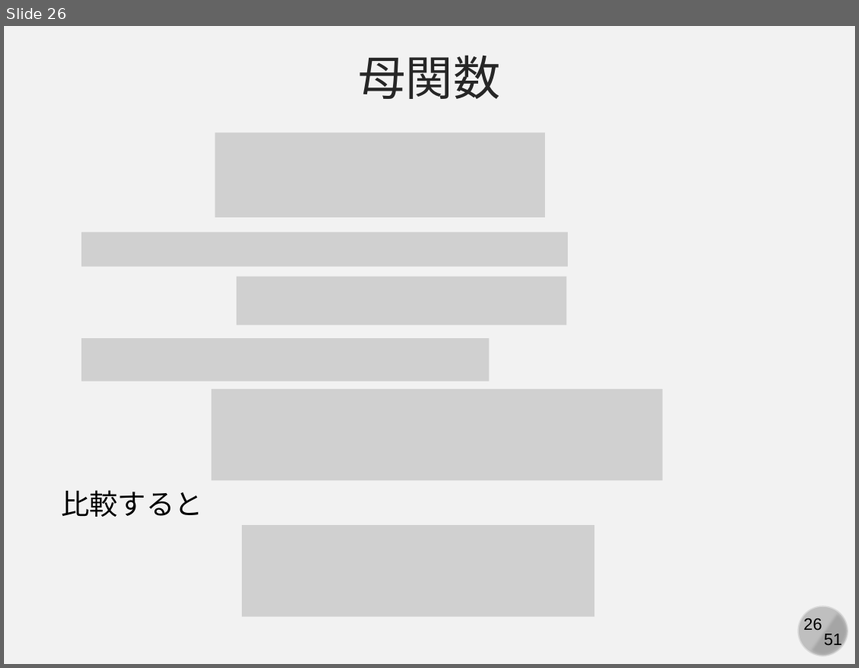
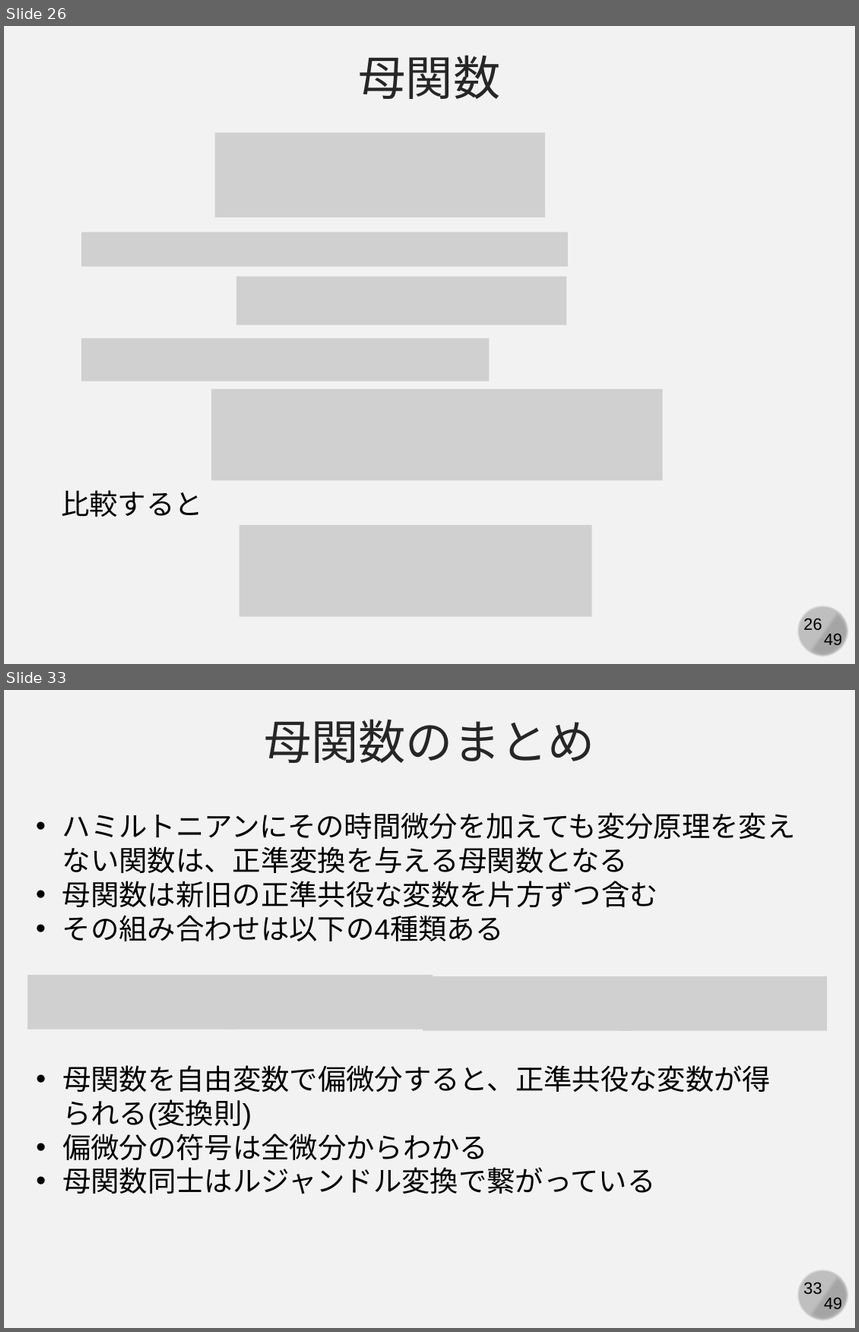
Before and after one commit to kaityo256/classical_mechanics, a slide deck: canonical_transformation/fig/slide.pptx. Shown one above the other, each under a label of ours: slide 26 before the commit, slides 26 and 33 after it; the slides between them are not shown. The pictures are 859x668 and 859x1332 pixels, drawn with LibreOffice and Linux fonts; fonts in the diff are those of the drawing; grey boxes stand for pictures. Boxes give left, top, right and bottom in pixels: in the first picture for what was removed or moved away, otherwise in the second. Text is boxed around its words. In the diff, an @@ line names an element or a change of style, - is before the commit and + after.

```diff
--- a/canonical_transformation/fig/slide.pptx
+++ b/canonical_transformation/fig/slide.pptx
@@ slide 33 added at [4,690,855,1328], background #F2F2F2; not listed: 4 template elements that a slide beside it also shows @@
@@ text added at [264,719,595,763], 40 pt, text #262626 @@
+母関数のまとめ
@@ text added at [63,812,796,942], 24 pt, text #000000 @@
+• ハミルトニアンにその時間微分を加えても変分原理を変えない関数は、正準変換を与える母関数となる
+• 母関数は新旧の正準共役な変数を片方ずつ含む
+• その組み合わせは以下の4種類ある
@@ picture added at [28,975,236,1030] @@
@@ picture added at [225,975,433,1030] @@
@@ picture added at [423,977,630,1031] @@
@@ picture added at [620,977,827,1031] @@
@@ text added at [63,1065,771,1195], 24 pt, text #000000 @@
+• 母関数を自由変数で偏微分すると、正準共役な変数が得られる(変換則)
+• 偏微分の符号は全微分からわかる
+• 母関数同士はルジャンドル変換で繋がっている
@@ slide 26 changed as well @@
@@ picture: place and size @@
-picture at [243,525,595,617]
+picture at [239,525,591,617]
@@ text at [824,634,842,649]: text changed @@
-51
+49
```
Also in this commit, not shown: 26 other slides changed, 21 other slides added, 2 slides removed, 1 other file.
